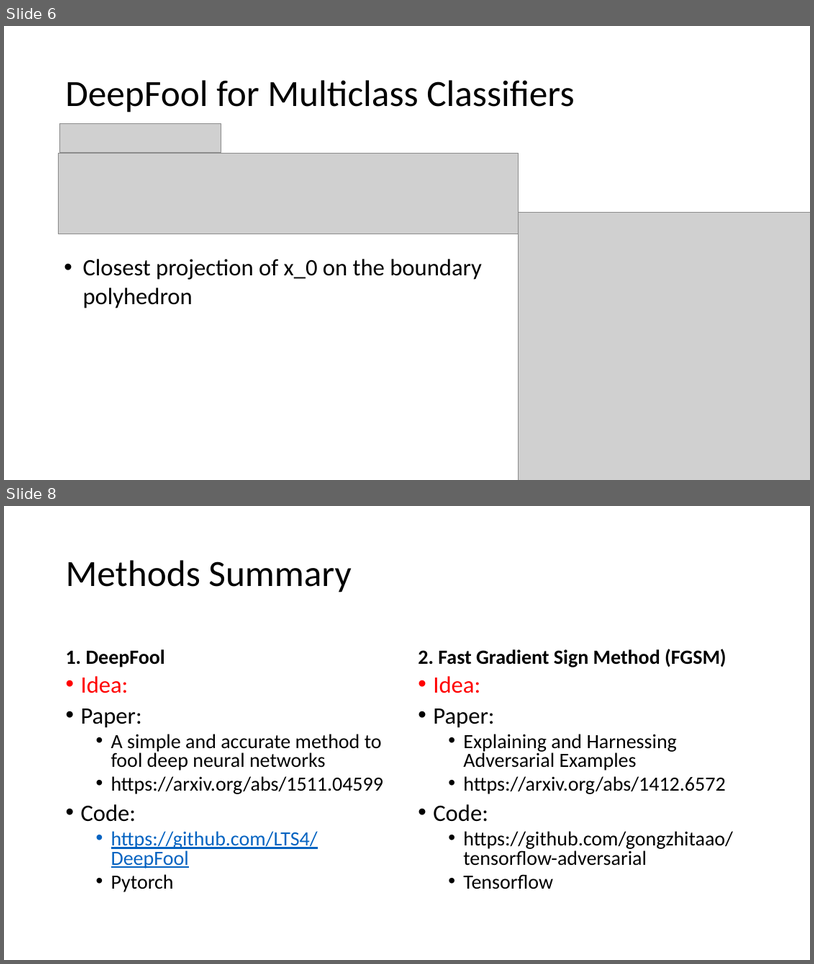
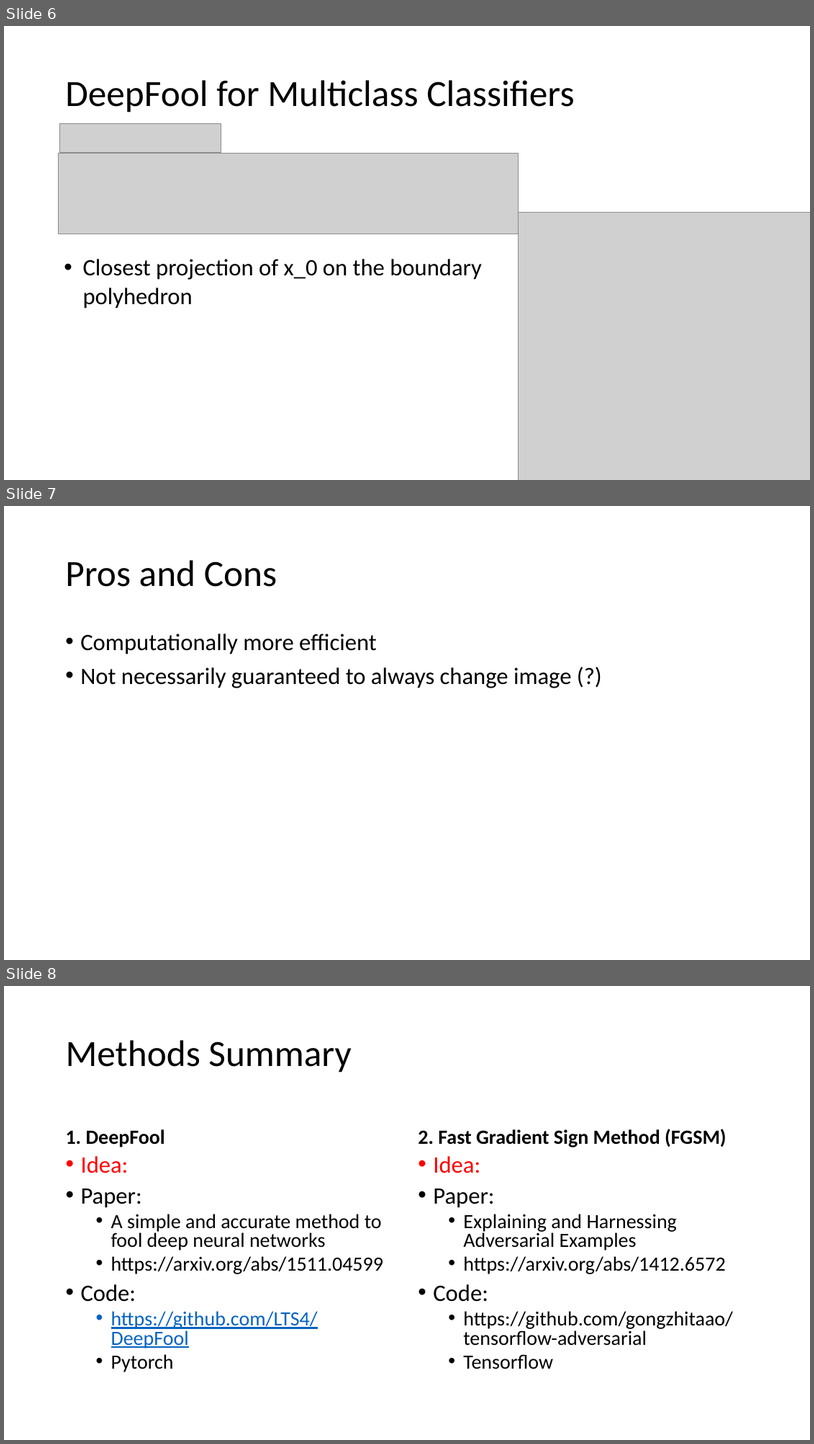
Before and after one commit to karunyas/DeepFool, a slide deck: Docs/Progress slides.pptx. Shown one above the other, each under a label of ours: slides 6 and 8 before the commit, slides 6, 7 and 8 after it; the slides between them are not shown. The pictures are 814x964 and 814x1444 pixels, drawn with LibreOffice and Linux fonts; fonts in the diff are those of the drawing; grey boxes stand for pictures. Boxes give left, top, right and bottom in pixels: in the first picture for what was removed or moved away, otherwise in the second. Text is boxed around its words. In the diff, an @@ line names an element or a change of style, - is before the commit and + after.

```diff
--- a/Docs/Progress slides.pptx
+++ b/Docs/Progress slides.pptx
@@ slide 7 added at (x1=4, y1=506, x2=810, y2=960), background #FFFFFF @@
@@ title added at (x1=65, y1=560, x2=277, y2=587), 44 pt, text #000000 @@
+Pros and Cons
@@ text added at (x1=80, y1=633, x2=572, y2=688), 28 pt, text #000000 @@
+• Computationally more efficient
+• Not necessarily guaranteed to always change image (?)
```
Also in this commit, not shown: 1 slide changed, 1 slide removed, 3 other files.
